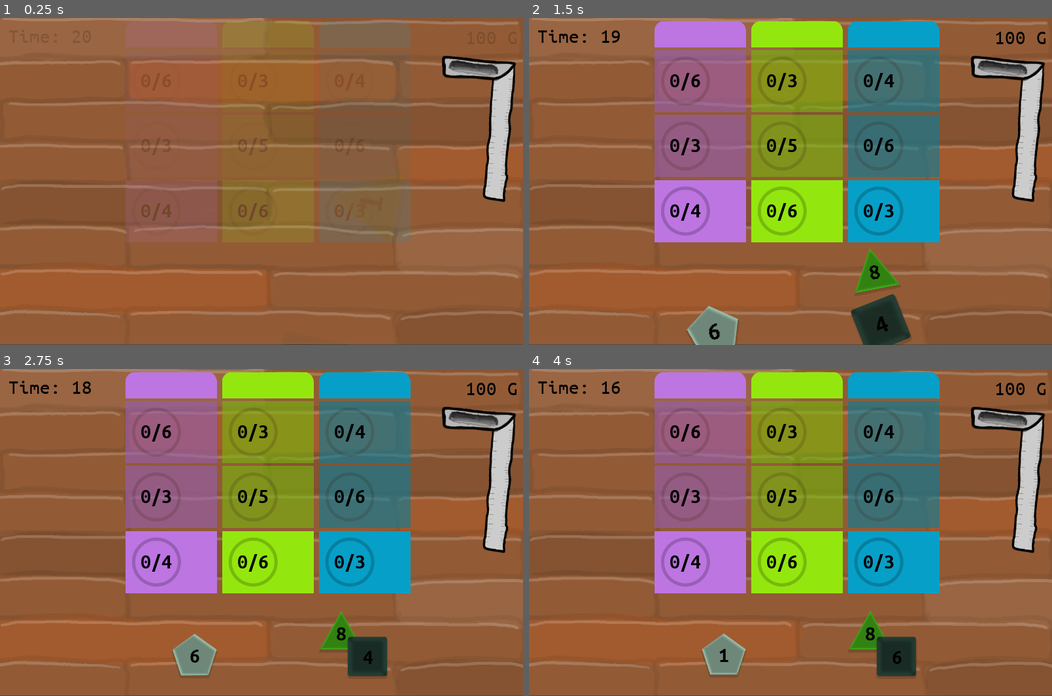
Above: before the commit, frames 1-4 (two rows, left to right).
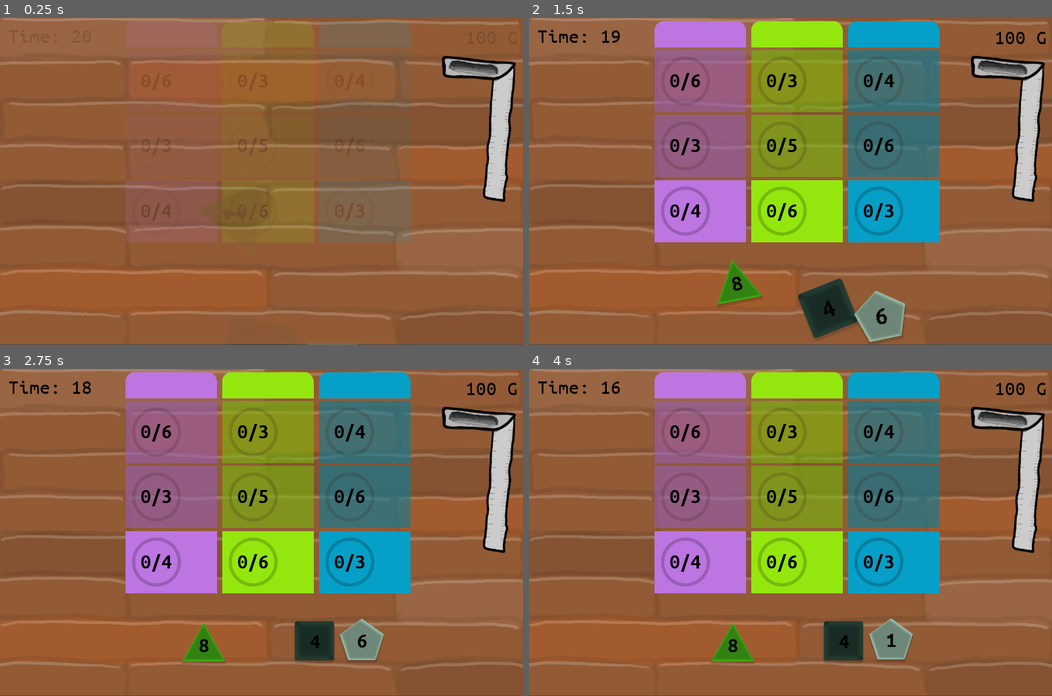
Above: after the commit, the same moments.

Repository: matzebond/DiceRepair
Game: Godot game, scene res://scenes/screens/RootNode.tscn
The game is run twice, just before and just after one commit, with the same random seed, the same clock (stepped at 60 frames per second) and the same inputs.
Inputs (mouse positions are in pixels of both pictures, inside the frame that each line leads up to):
- Up to frame 1 (0.25 s): no input
- Up to frame 2 (1.5 s): drag from (889, 220) to (701, 80) at 0.52 s; drag from (874, 331) to (701, 80) at 1.27 s
- Up to frame 3 (2.75 s): move the mouse to (188, 666) at 2.02 s; click (188, 666) at 2.17 s
- Up to frame 4 (4 s): drag from (764, 597) to (701, 496) at 2.77 s; tap Enter at 3.5 s; move the mouse to (947, 581) at 3.52 s; click (947, 581) at 3.67 s

The runs differ from the first frame. In frame 1, less than 0.1% of the frame differs, in the area x 58-69%, y 99-100%; in frame 2, 4.6%, in the area x 30-73%, y 70-100%; in frame 3, 3.3%; in frame 4, 3.3%.

Commit message:
Added minimum dice distance

Diff:
--- a/scenes/die/Die.tscn
+++ b/scenes/die/Die.tscn
@@ -8,7 +8,9 @@
 [sub_resource type="RectangleShape2D" id=1]
 extents = Vector2( 48.0739, 48.0923 )
 
-[node name="Die" type="Sprite"]
+[node name="Die" type="Sprite" groups=[
+"die",
+]]
 modulate = Color( 0.0980392, 0.776471, 0.505882, 1 )
 z_index = 10
 texture = ExtResource( 2 )
--- a/scenes/screens/GameScene.gd
+++ b/scenes/screens/GameScene.gd
@@ -2,7 +2,7 @@
 const Die = preload("res://scenes/die/Die.tscn")
 
 const ROUND_TIME = 20
-
+const DICE_MIN_DST = 120
 
 
 
@@ -26,12 +26,22 @@
     die.roll()
 
 func random_die_pos():
-    var area = Rect2($DieArea.global_position, $DieArea.scale * Vector2(100,100))
-    area.position -= area.size / 2
-    var x = area.position.x + rand_range(0, area.size.x)
-    var y = area.position.y + rand_range(0, area.size.y)
-    return Vector2(x,y)
 
+    var pos_ok = true
+    var iter = 0
+    var pos
+    while pos_ok and iter < 1000:
+        var area = Rect2($DieArea.global_position, $DieArea.scale * Vector2(100,100))
+        area.position -= area.size / 2
+        var x = area.position.x + rand_range(0, area.size.x)
+        var y = area.position.y + rand_range(0, area.size.y)
+        pos = Vector2(x,y)
+
+        for die in get_tree().get_nodes_in_group("die"):
+            if die.position.distance_to(pos) > DICE_MIN_DST:
+                pos_ok = false
+        iter += 1
+    return pos
 
 func get_next_scene():
     return "Upgrade"
